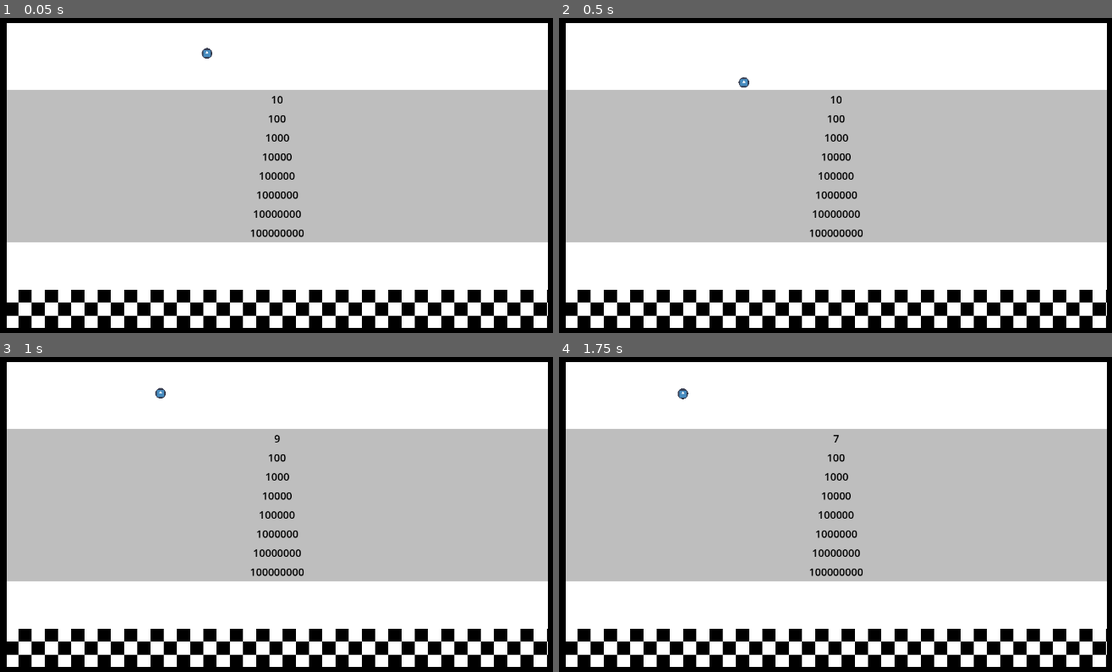
Above: before the commit, frames 1-4 (two rows, left to right).
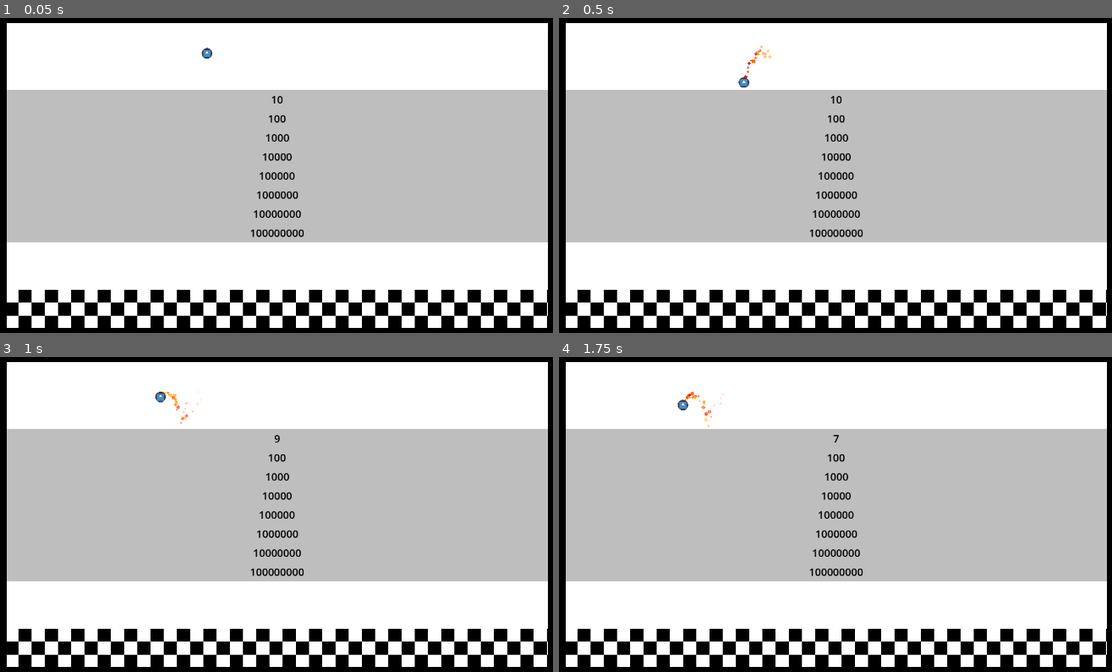
Above: after the commit, the same moments.

Repository: Rundll86/fallingballs
Game: Godot game, scene res://components/World.tscn
Two runs of this game, one before a commit and one after it. Both use one fixed random seed, a clock stepped at 60 frames per second and the inputs below. The engine's default icon, where the game draws it, is replaced by a stand-in: a white triangle on a blue panel in a dark square.
Inputs:
- Up to frame 1 (0.05 s): no input
- Up to frame 2 (0.5 s): no input
- Up to frame 3 (1 s): no input
- Up to frame 4 (1.75 s): no input

Frame 1 is identical in both runs. In frame 2, less than 0.1% of the frame differs, in the area x 33-39%, y 8-20%; in frame 3, 0.1%; in frame 4, 0.2%, in the area x 21-30%, y 9-23%.

Commit message:
feat(特效系统): 添加球体碰撞特效和粒子效果
为球体碰撞添加HitWall特效，实现粒子效果系统
创建EffectBase类管理特效生命周期
为DamageBall添加拖尾粒子效果
调整球体物理参数和视觉效果

Diff:
--- a/components/Abstracts/BallBase.tscn
+++ b/components/Abstracts/BallBase.tscn
@@ -6,9 +6,15 @@
 
 [sub_resource type="PhysicsMaterial" id="PhysicsMaterial_pm2r4"]
 friction = 0.0
-bounce = 0.99
+bounce = 0.95
 
-[sub_resource type="CircleShape2D" id="CircleShape2D_asoac"]
+[sub_resource type="ParticleProcessMaterial" id="ParticleProcessMaterial_isie4"]
+particle_flag_disable_z = true
+emission_shape = 1
+emission_sphere_radius = 10.0
+gravity = Vector3(0, 0, 0)
+
+[sub_resource type="CircleShape2D" id="CircleShape2D_d3s1p"]
 
 [node name="Ball" type="RigidBody2D"]
 physics_material_override = SubResource("PhysicsMaterial_pm2r4")
@@ -16,9 +22,13 @@
 max_contacts_reported = 1000
 script = ExtResource("1_6n61d")
 
+[node name="trail" type="GPUParticles2D" parent="."]
+amount = 50
+process_material = SubResource("ParticleProcessMaterial_isie4")
+
 [node name="hitbox" type="CollisionShape2D" parent="."]
 unique_name_in_owner = true
-shape = SubResource("CircleShape2D_asoac")
+shape = SubResource("CircleShape2D_d3s1p")
 
 [node name="mask" type="Polygon2D" parent="."]
 unique_name_in_owner = true
--- a/components/Abstracts/EffectBase.tscn
+++ b/components/Abstracts/EffectBase.tscn
@@ -1,8 +1,14 @@
-[gd_scene load_steps=2 format=3 uid="uid://bdaa3hhawourv"]
+[gd_scene load_steps=3 format=3 uid="uid://bdaa3hhawourv"]
 
-[sub_resource type="ParticleProcessMaterial" id="ParticleProcessMaterial_3u25q"]
+[ext_resource type="Script" path="res://scripts/Statemachines/EffectBase.gd" id="1_lhmgw"]
+
+[sub_resource type="ParticleProcessMaterial" id="ParticleProcessMaterial_twpiy"]
 particle_flag_disable_z = true
 gravity = Vector3(0, 98, 0)
 
-[node name="EffectBase" type="GPUParticles2D"]
-process_material = SubResource("ParticleProcessMaterial_3u25q")
+[node name="Effect" type="GPUParticles2D"]
+amount = 50
+process_material = SubResource("ParticleProcessMaterial_twpiy")
+lifetime = 0.5
+explosiveness = 1.0
+script = ExtResource("1_lhmgw")
--- a/components/Scenes/Balls/DamageBall.tscn
+++ b/components/Scenes/Balls/DamageBall.tscn
@@ -1,7 +1,47 @@
-[gd_scene load_steps=4 format=3 uid="uid://cw6int17exqy3"]
+[gd_scene load_steps=13 format=3 uid="uid://cw6int17exqy3"]
 
 [ext_resource type="PackedScene" uid="uid://2ieitt62h5rm" path="res://components/Abstracts/BallBase.tscn" id="1_qxv3f"]
 [ext_resource type="Script" path="res://scripts/Contents/Balls/DamageBall.gd" id="2_cmuhp"]
+
+[sub_resource type="Curve" id="Curve_3sl8u"]
+_data = [Vector2(0, 1), 0.0, 0.0, 0, 0, Vector2(1, 0), 0.0, 0.0, 0, 0]
+point_count = 2
+
+[sub_resource type="CurveTexture" id="CurveTexture_1u1ym"]
+curve = SubResource("Curve_3sl8u")
+
+[sub_resource type="Curve" id="Curve_7dt1e"]
+_data = [Vector2(0, 1), 0.0, 0.0, 0, 0, Vector2(1, 0), 0.0, 0.0, 0, 0]
+point_count = 2
+
+[sub_resource type="CurveTexture" id="CurveTexture_w2bwh"]
+curve = SubResource("Curve_7dt1e")
+
+[sub_resource type="Gradient" id="Gradient_3y3hc"]
+colors = PackedColorArray(1, 0, 0, 1, 1, 0.815142, 0, 1)
+
+[sub_resource type="GradientTexture1D" id="GradientTexture1D_j6b1d"]
+gradient = SubResource("Gradient_3y3hc")
+
+[sub_resource type="Curve" id="Curve_q0qmf"]
+_data = [Vector2(0.5, 1), 0.0, 0.0, 0, 0, Vector2(1, 0), 0.0, 0.0, 0, 0]
+point_count = 2
+
+[sub_resource type="CurveTexture" id="CurveTexture_dd33a"]
+curve = SubResource("Curve_q0qmf")
+
+[sub_resource type="ParticleProcessMaterial" id="ParticleProcessMaterial_pj8ym"]
+particle_flag_disable_z = true
+angle_min = 1.07288e-05
+angle_max = 360.0
+angle_curve = SubResource("CurveTexture_w2bwh")
+spread = 180.0
+initial_velocity_max = 20.0
+gravity = Vector3(0, 0, 0)
+scale_max = 6.0
+scale_curve = SubResource("CurveTexture_dd33a")
+color_initial_ramp = SubResource("GradientTexture1D_j6b1d")
+alpha_curve = SubResource("CurveTexture_1u1ym")
 
 [sub_resource type="CircleShape2D" id="CircleShape2D_6emdt"]
 
@@ -9,8 +49,11 @@
 script = ExtResource("2_cmuhp")
 damage = 1.0
 
-[node name="hitbox" parent="." index="0"]
+[node name="trail" parent="." index="0"]
+process_material = SubResource("ParticleProcessMaterial_pj8ym")
+
+[node name="hitbox" parent="." index="1"]
 shape = SubResource("CircleShape2D_6emdt")
 
-[node name="mask" parent="." index="1"]
+[node name="mask" parent="." index="2"]
 polygon = PackedVector2Array(10, 0, 9.80785, 1.9509, 9.2388, 3.82683, 8.3147, 5.5557, 7.07107, 7.07107, 5.5557, 8.3147, …(473 unchanged characters)…
--- /dev/null
+++ b/components/Scenes/Effects/HitWall.tscn
@@ -0,0 +1,41 @@
+[gd_scene load_steps=9 format=3 uid="uid://qf5wrse1k1k8"]
+
+[ext_resource type="PackedScene" uid="uid://bdaa3hhawourv" path="res://components/Abstracts/EffectBase.tscn" id="1_54scv"]
+
+[sub_resource type="Curve" id="Curve_2r0yd"]
+_data = [Vector2(0, 0.5), 0.0, 0.0, 0, 0, Vector2(0.5, 0.5), 0.0, 0.0, 0, 0, Vector2(1, 0), 0.0, 0.0, 0, 0]
+point_count = 3
+
+[sub_resource type="CurveTexture" id="CurveTexture_r638x"]
+curve = SubResource("Curve_2r0yd")
+
+[sub_resource type="Gradient" id="Gradient_hx1as"]
+offsets = PackedFloat32Array(0, 0.16, 0.32, 0.48, 0.64, 0.8, 0.96)
+colors = PackedColorArray(1, 0, 0, 1, 1, 0.361899, 0, 1, 1, 0.709996, 0, 1, 0.23748, 1, 0, 1, 0, 1, 0.854809, 1, 0, 0.597318, 1, 1, 0.516606, 0, 1, 1)
+
+[sub_resource type="GradientTexture1D" id="GradientTexture1D_u1nfr"]
+gradient = SubResource("Gradient_hx1as")
+
+[sub_resource type="Curve" id="Curve_u38ic"]
+_data = [Vector2(0, 1), 0.0, 0.0, 0, 0, Vector2(0.8, 1), 0.0, 0.0, 0, 0, Vector2(1, 0), 0.0, 0.0, 0, 0]
+point_count = 3
+
+[sub_resource type="CurveTexture" id="CurveTexture_2aolu"]
+curve = SubResource("Curve_u38ic")
+
+[sub_resource type="ParticleProcessMaterial" id="ParticleProcessMaterial_kr3a4"]
+particle_flag_disable_z = true
+emission_shape = 3
+emission_box_extents = Vector3(10, 0, 0)
+direction = Vector3(0, -1, 0)
+spread = 90.0
+initial_velocity_max = 50.0
+gravity = Vector3(0, 0, 0)
+scale_max = 4.0
+scale_curve = SubResource("CurveTexture_2aolu")
+color_initial_ramp = SubResource("GradientTexture1D_u1nfr")
+alpha_curve = SubResource("CurveTexture_r638x")
+
+[node name="Effect" instance=ExtResource("1_54scv")]
+amount = 5
+process_material = SubResource("ParticleProcessMaterial_kr3a4")
--- a/scripts/Statemachines/BallBase.gd
+++ b/scripts/Statemachines/BallBase.gd
@@ -17,6 +17,7 @@
 			if body is WallBase:
 				body.takeDamage(damage, self)
 				onAttack(body)
+				EffectBase.create("HitWall", position + Vector2(0, radius), 0, get_parent())
 	)
 	apply_central_force(Vector2.from_angle(deg_to_rad(randf() * 360.0)) * 10000)
 func _process(_delta):
--- /dev/null
+++ b/scripts/Statemachines/EffectBase.gd
@@ -0,0 +1,25 @@
+extends GPUParticles2D
+class_name EffectBase
+
+@export var oneShot: bool = true
+@export var freeAfterShot: bool = true
+
+func _ready():
+	one_shot = oneShot
+
+func shot():
+	var cloned: GPUParticles2D = duplicate()
+	cloned.emitting = true
+	get_parent().add_child(cloned)
+	if oneShot and freeAfterShot:
+		await cloned.finished
+		cloned.queue_free()
+
+static func create(effectName: String, pos: Vector2, rot: float, parent: Node, startShot: bool = false):
+	var effect: EffectBase = load("res://components/Scenes/Effects/" + effectName + ".tscn").instantiate()
+	effect.position = pos
+	effect.rotation = rot
+	parent.add_child(effect)
+	if startShot:
+		await effect.shot()
+	return effect
Not shown: 1 places in components/Abstracts/BallBase.tscn that only renumber resources
